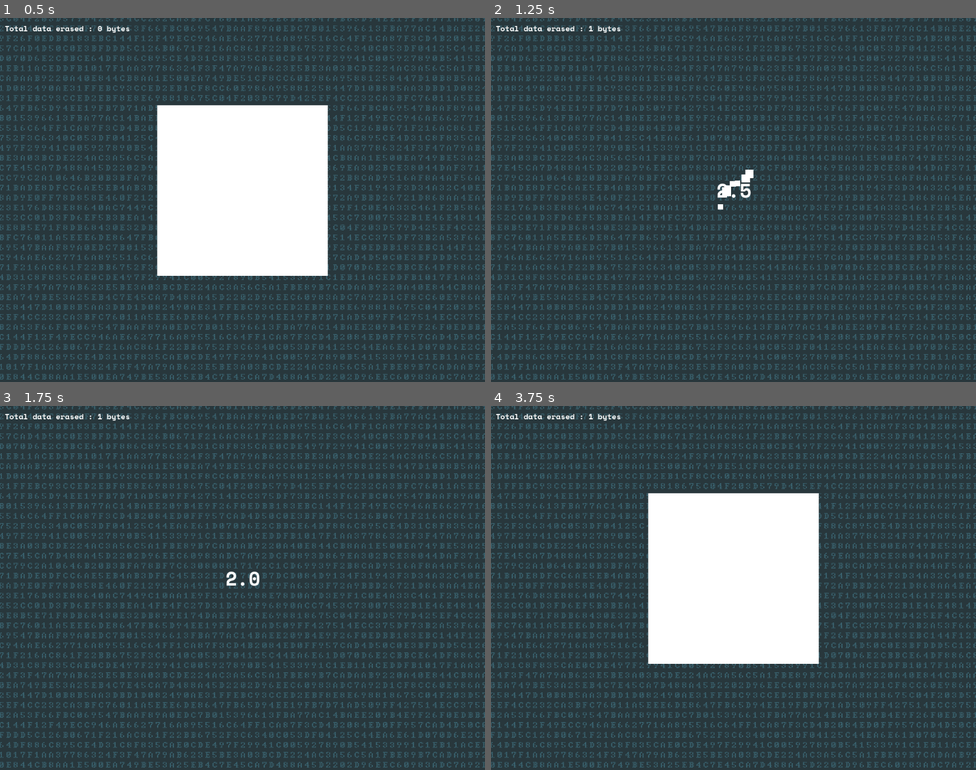
Above: before the commit, frames 1-4 (two rows, left to right).
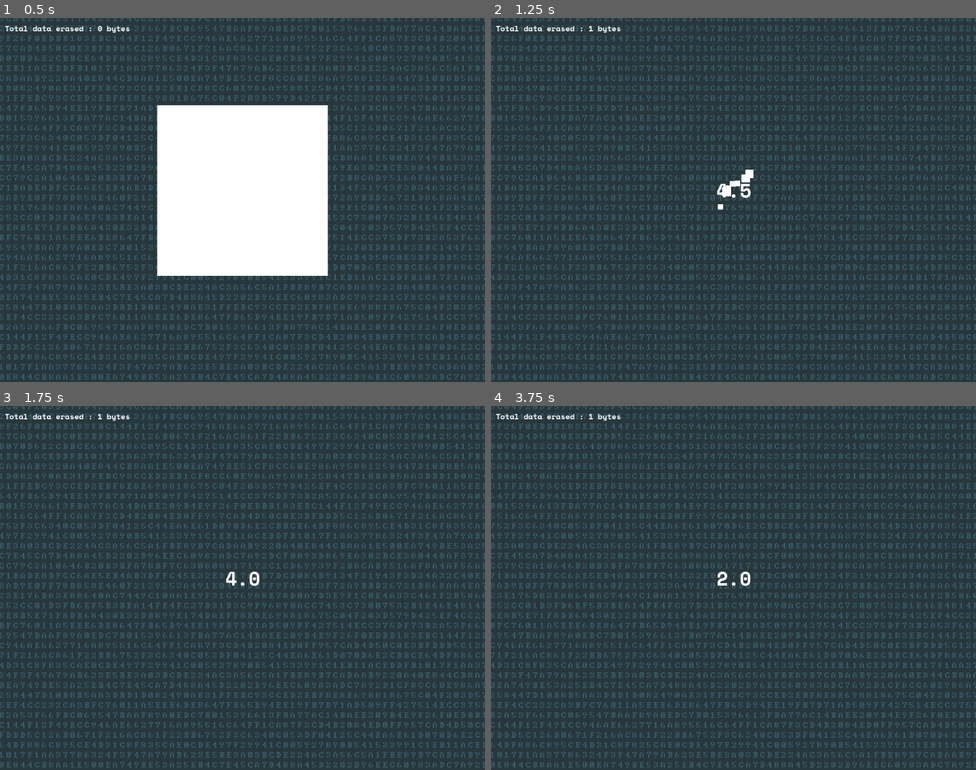
Above: after the commit, the same moments.

Repository: Silvester56/dataphobic
Game: Godot game, scene res://scenes/game.tscn
Same seed, same stepped clock (60 frames per second), same inputs: the game is played once before the commit and once after it.
Inputs (mouse positions are in pixels of both pictures, inside the frame that each line leads up to):
- Up to frame 1 (0.5 s): no input
- Up to frame 2 (1.25 s): tap Enter at 0.5 s; move the mouse to (733, 189) at 0.52 s; click (733, 189) at 0.67 s
- Up to frame 3 (1.75 s): move the mouse to (145, 606) at 1.27 s; click (145, 606) at 1.42 s
- Up to frame 4 (3.75 s): move the mouse to (782, 507) at 2.02 s; click (782, 507) at 2.17 s; tap Space at 2.75 s; move the mouse to (709, 660) at 2.77 s; click (709, 660) at 2.92 s; move the mouse to (879, 642) at 3.52 s; click (879, 642) at 3.67 s

Frame 1 is identical in both runs. In frame 2, less than 0.1% of the frame differs, in the area x 46-49%, y 45-50%; in frame 3, less than 0.1%; in frame 4, 16%, in the area x 32-68%, y 23-71%.

Commit message:
Create fetch faster upgrade

Diff:
--- a/scripts/data_manager.gd
+++ b/scripts/data_manager.gd
@@ -3,7 +3,7 @@
 
 var dataHandlingCapacity: int = 1
 var dataRemaining: int = 1
-var dataSearchingTime = 3
+var dataFetchingTime: float = 5
 var currentlySearching = false
 
 func retrieveData():
@@ -18,6 +18,7 @@
 	dataRemaining = dataHandlingCapacity
 	currentlySearching = false
 	$DataSearchingTimerLabel.visible = false
+	$DataSearchingTimer.wait_time = dataFetchingTime
 
 func _on_data_erased(event) -> void:
 	dataRemaining = dataRemaining - 1
@@ -26,7 +27,7 @@
 	get_parent().increaseTotalDataErased()
 
 func _ready() -> void:
-	$DataSearchingTimer.wait_time = dataSearchingTime
+	$DataSearchingTimer.wait_time = dataFetchingTime
 	retrieveData()
 
 func roundingTime(time: float) -> String:
--- a/scripts/game.gd
+++ b/scripts/game.gd
@@ -9,3 +9,6 @@
 
 func increaseGridSize(newSize: int) -> void:
 	$DataManager.dataHandlingCapacity = newSize
+
+func speedUpFetching() -> void:
+	$DataManager.dataFetchingTime = $DataManager.dataFetchingTime - 0.5
--- a/scripts/upgrade_manager.gd
+++ b/scripts/upgrade_manager.gd
@@ -8,7 +8,8 @@
 	GRID_16,
 	GRID_25,
 	GRID_36,
-	GRID_64
+	GRID_64,
+	FETCH_FASTER
 }
 
 func createUpgrade(buttonText, labelText, identifier):
@@ -20,7 +21,11 @@
 func handleDataErased(totalDataErased) -> void:
 	if totalDataErased == 4:
 		add_child(createUpgrade("2x2 grid", "Fetch 4 data blocks at once", upgradeId.GRID_4))
+	if totalDataErased == 32:
+		add_child(createUpgrade("Faster", "Fetch data blocks slightly faster", upgradeId.FETCH_FASTER))
 
 func _on_upgrade_purchased(upgradeIdentifier) -> void:
 	if upgradeIdentifier == upgradeId.GRID_4:
 		get_parent().increaseGridSize(4)
+	if upgradeIdentifier == upgradeId.FETCH_FASTER:
+		get_parent().speedUpFetching()
